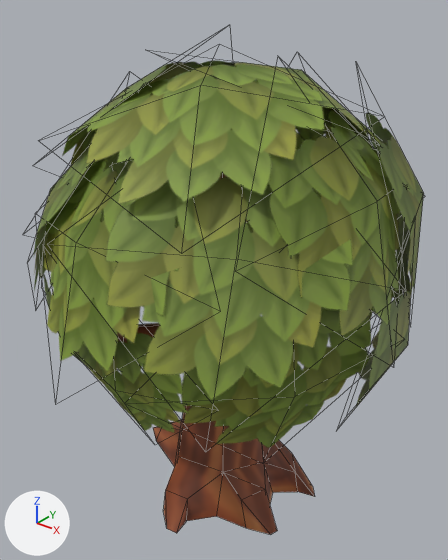
A saved change to the FBX model Assets/XanaBuilder Assets/Models/FRM/02_FarmVegetation/FRM0210009_Tree01/FRM0210009.fbx.
The view is the same before and after, from a 50 mm lens placed at (3.75, -4.74, 5.71), pointed at (-0.05, 0.01, 2.76). Arrows for +X, +Y and +Z are at lower left; the lights stay in place. Mesh edges are drawn as thin lines. Where no turn or scale is listed for an object, it has been applied to the vertices.

Names of what the first picture shows: 'smFRM0210009'.
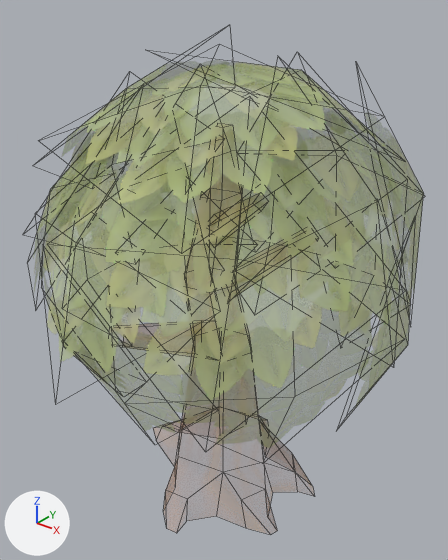
Where the change shows, as pixel boxes [x1, y1, x2, y2] in the pictures (448 x 560 px):
'smFRM0210009', surface changed
    both: [33, 60, 424, 534]

The change, as a list of edits to the scene's bpy script:
```text
Change img_txfrm0210009_diffuse_png:
    img_txfrm0210009_diffuse_png: load_image('txFRM0210009_Diffuse.png', '_unpacked/txFRM0210009_Diffuse.png', 2048, 2048, 'sRGB') -> load_image('txFRM0210009_Diffuse.png', 'txFRM0210009_Diffuse.png', 2048, 2048, 'Non-Color')
Change mat_mtfrm0210009_placemode:
    add n3 = _N.new('ShaderNodeTexImage'); n3.name = 'Image Texture.001'
    add n3.image = img_txfrm0210009_diffuse_png
    where n2 = _N.new('ShaderNodeTexImage'); n2.name = 'Image Texture'
    where n0 = _N.new('ShaderNodeBsdfPrincipled'); n0.name = 'Principled BSDF'
    remove _L.new(n2.outputs[1], n0.inputs[4])  # 'Alpha' to 'Alpha'
    add _L.new(n3.outputs[0], n0.inputs[4])  # 'Color' to 'Alpha'
```
